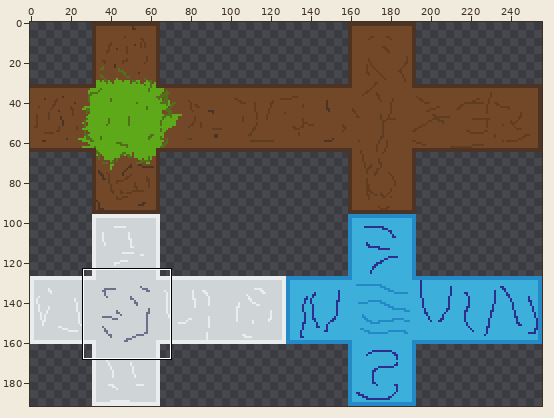
File history of a pixel-art file, MinecraftAtlas.aseprite. The picture above shows the old version from afar; the outline marks the close-up.
Close-up. Earlier state:
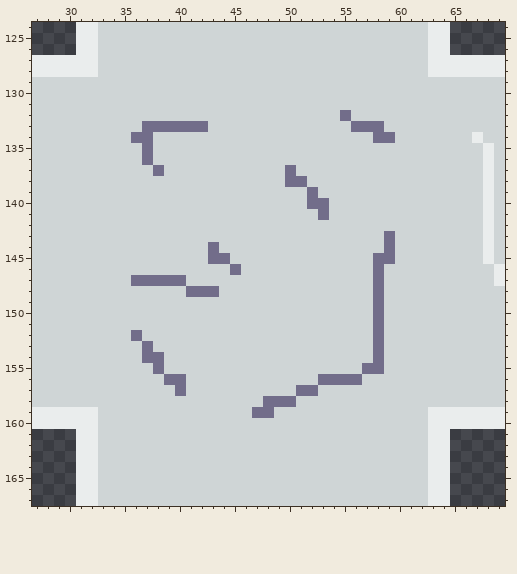
256x192 pixels, 1 frame. Shown: x 27..69, y 124..167. The commit also changed other parts of the picture, which this record leaves out.
The result:
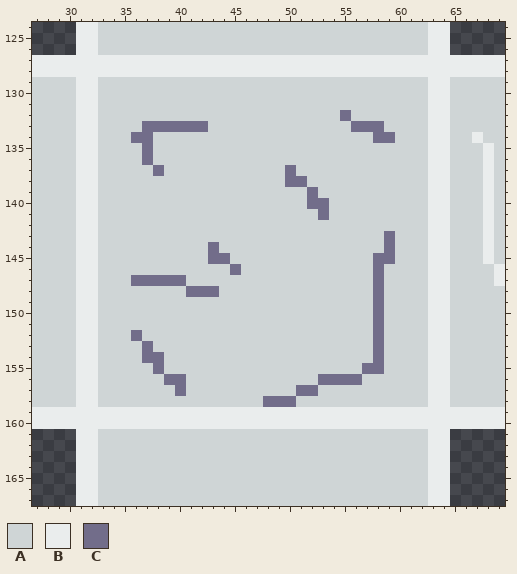
Palette (. is transparent): A #cfd5d6  B #eaeded  C #726d8a
Difference:
{"y":127,"x":33,"old":"AAAAAAAAAAAAAAAAAAAAAAAAAAAAAA","new":"BBBBBBBBBBBBBBBBBBBBBBBBBBBBBB"}
{"y":128,"x":33,"old":"AAAAAAAAAAAAAAAAAAAAAAAAAAAAAA","new":"BBBBBBBBBBBBBBBBBBBBBBBBBBBBBB"}
{"y":129,"x":31,"old":"AA","new":"BB"}
{"y":129,"x":63,"old":"AA","new":"BB"}
{"y":130,"x":31,"old":"AA","new":"BB"}
{"y":130,"x":63,"old":"AA","new":"BB"}
{"y":131,"x":31,"old":"AA","new":"BB"}
{"y":131,"x":63,"old":"AA","new":"BB"}
{"y":132,"x":31,"old":"AA","new":"BB"}
{"y":132,"x":63,"old":"AA","new":"BB"}
{"y":133,"x":31,"old":"AA","new":"BB"}
{"y":133,"x":63,"old":"AA","new":"BB"}
{"y":134,"x":31,"old":"AA","new":"BB"}
{"y":134,"x":63,"old":"AA","new":"BB"}
{"y":135,"x":31,"old":"AA","new":"BB"}
{"y":135,"x":63,"old":"AA","new":"BB"}
{"y":136,"x":31,"old":"AA","new":"BB"}
{"y":136,"x":63,"old":"AA","new":"BB"}
{"y":137,"x":31,"old":"AA","new":"BB"}
{"y":137,"x":63,"old":"AA","new":"BB"}
{"y":138,"x":31,"old":"AA","new":"BB"}
{"y":138,"x":63,"old":"AA","new":"BB"}
{"y":139,"x":31,"old":"AA","new":"BB"}
{"y":139,"x":63,"old":"AA","new":"BB"}
{"y":140,"x":31,"old":"AA","new":"BB"}
{"y":140,"x":63,"old":"AA","new":"BB"}
{"y":141,"x":31,"old":"AA","new":"BB"}
{"y":141,"x":63,"old":"AA","new":"BB"}
{"y":142,"x":31,"old":"AA","new":"BB"}
{"y":142,"x":63,"old":"AA","new":"BB"}
{"y":143,"x":31,"old":"AA","new":"BB"}
{"y":143,"x":63,"old":"AA","new":"BB"}
{"y":144,"x":31,"old":"AA","new":"BB"}
{"y":144,"x":63,"old":"AA","new":"BB"}
{"y":145,"x":31,"old":"AA","new":"BB"}
{"y":145,"x":63,"old":"AA","new":"BB"}
{"y":146,"x":31,"old":"AA","new":"BB"}
{"y":146,"x":63,"old":"AA","new":"BB"}
{"y":147,"x":31,"old":"AA","new":"BB"}
{"y":147,"x":63,"old":"AA","new":"BB"}
{"y":148,"x":31,"old":"AA","new":"BB"}
{"y":148,"x":63,"old":"AA","new":"BB"}
{"y":149,"x":31,"old":"AA","new":"BB"}
{"y":149,"x":63,"old":"AA","new":"BB"}
{"y":150,"x":31,"old":"AA","new":"BB"}
{"y":150,"x":63,"old":"AA","new":"BB"}
{"y":151,"x":31,"old":"AA","new":"BB"}
{"y":151,"x":63,"old":"AA","new":"BB"}
{"y":152,"x":31,"old":"AA","new":"BB"}
{"y":152,"x":63,"old":"AA","new":"BB"}
{"y":153,"x":31,"old":"AA","new":"BB"}
{"y":153,"x":63,"old":"AA","new":"BB"}
{"y":154,"x":31,"old":"AA","new":"BB"}
{"y":154,"x":63,"old":"AA","new":"BB"}
{"y":155,"x":31,"old":"AA","new":"BB"}
{"y":155,"x":63,"old":"AA","new":"BB"}
{"y":156,"x":31,"old":"AA","new":"BB"}
{"y":156,"x":63,"old":"AA","new":"BB"}
{"y":157,"x":31,"old":"AA","new":"BB"}
{"y":157,"x":63,"old":"AA","new":"BB"}
{"y":158,"x":31,"old":"AA","new":"BB"}
{"y":158,"x":63,"old":"AA","new":"BB"}
{"y":159,"x":33,"old":"AAAAAAAAAAAAAACCAAAAAAAAAAAAAA","new":"BBBBBBBBBBBBBBBBBBBBBBBBBBBBBB"}
{"y":160,"x":33,"old":"AAAAAAAAAAAAAAAAAAAAAAAAAAAAAA","new":"BBBBBBBBBBBBBBBBBBBBBBBBBBBBBB"}
{"label":"changed","picture_box":[76,55,450,429]}
